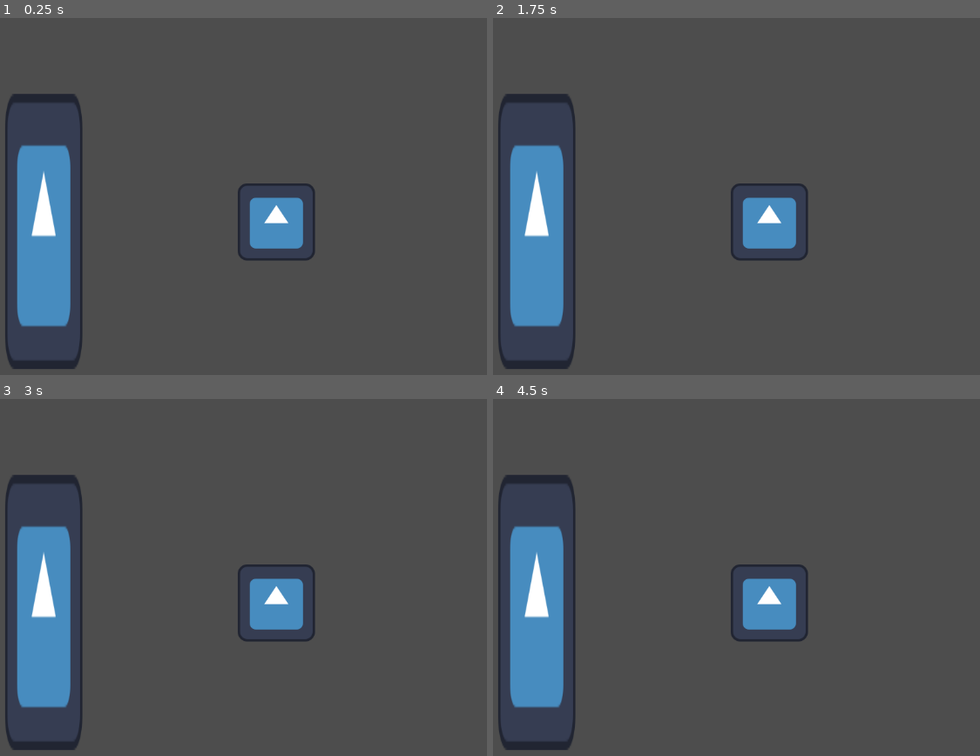
Above: before the commit, frames 1-4 (two rows, left to right).
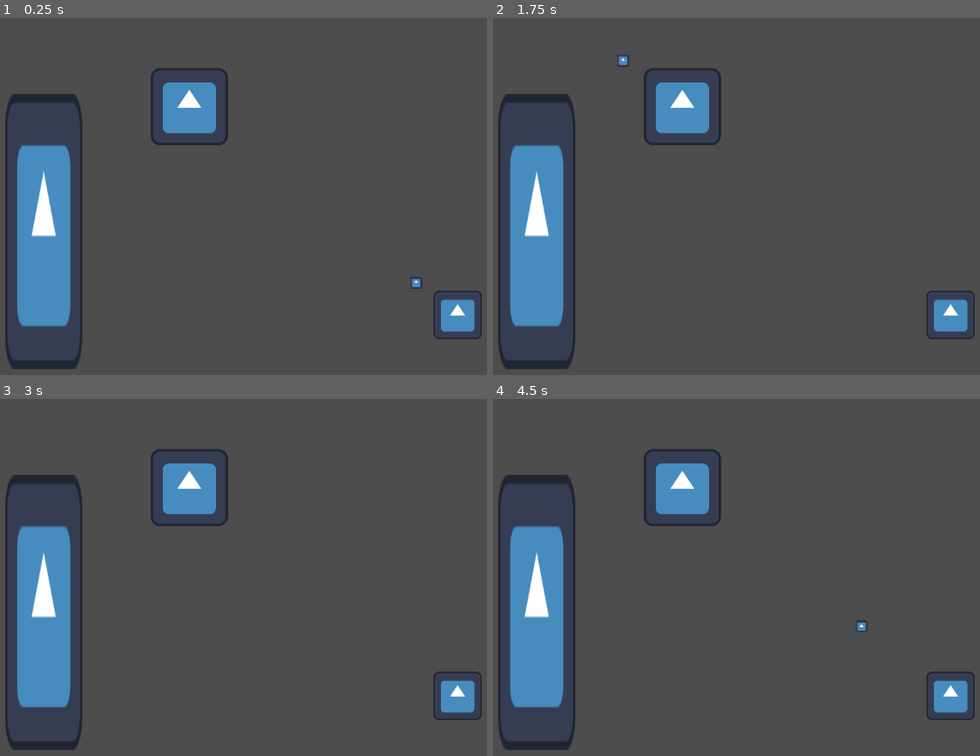
Above: after the commit, the same moments.

Repository: icarus-child/ASJ2026
Game: Godot game, scene res://main.tscn
Same seed, same stepped clock (60 frames per second), same inputs: the game is played once before the commit and once after it. The engine's default icon, where the game draws it, is replaced by a stand-in: a white triangle on a blue panel in a dark square.
Inputs:
- Up to frame 1 (0.25 s): no input
- Up to frame 2 (1.75 s): tap Enter at 0.5 s; tap Space at 1.25 s
- Up to frame 3 (3 s): tap Enter at 2 s; tap Space at 2.75 s
- Up to frame 4 (4.5 s): tap Enter at 3.5 s; tap Space at 4.25 s

The runs differ from the first frame. In frame 1, 4.9% of the frame differs, in the area x 30-99%, y 14-90%; in frame 2, 4.9%; in frame 3, 4.9%; in frame 4, 4.9%.

Commit message:
basic enemy system

Diff:
--- /dev/null
+++ b/enemies/test_enemy.gd
@@ -0,0 +1,72 @@
+extends Node2D
+
+# Notes for self
+# When attack off cooldown, calculate optimal attack based on current location
+#     'optimal' attack prioritizes shortest range attack that will hit
+# Calculate path to optimal range for this enemy
+# Attack when off cooldown, move when on cooldown
+
+# NOTE: AI should try to avoid being cornered -> handle during pathfinding logic
+# NOTE: AI might attack less when the player has a lot of spells to make themselves harder to hit?
+
+@export var min_attack_cooldown: float = 3
+@export var max_attack_cooldown: float = 6
+
+var can_attack: bool = true
+
+@onready var test_projectile := preload("res://enemies/test_projectile.tscn") as PackedScene
+@onready var attacks: Array[Attack] = [
+	Attack.new(100, func(player_ref: CharacterBody2D) -> void: _shoot_projectile(player_ref))
+]
+@onready var max_attack_range: float = (
+	attacks.map(func(attack: Attack) -> float: return attack.attack_range).max()
+)
+@onready var player: CharacterBody2D = get_parent().get_node("Player")
+
+
+func _ready() -> void:
+	# sort ascending by attack range
+	attacks.sort_custom(
+		func(a1: Attack, a2: Attack) -> bool: return a1.attack_range < a2.attack_range
+	)
+
+
+class Attack:
+	var attack_range: float
+	var attack_action: Callable
+
+	func _init(range_in: float, action_in: Callable) -> void:
+		attack_range = range_in
+		attack_action = action_in
+
+
+func _process(_delta: float) -> void:
+	var distance_to_player := _get_distance_to_player()
+	if can_attack and distance_to_player <= max_attack_range:
+		_calculate_optimal_attack(distance_to_player).attack_action.bind(player).call()
+		var timer := Timer.new()
+		timer.one_shot = true
+		timer.autostart = true
+		timer.wait_time = randf_range(min_attack_cooldown, max_attack_cooldown)
+		timer.timeout.connect(func() -> void: can_attack = true)
+		can_attack = false
+		add_child(timer)
+
+
+# calculate shortest range attack that is within the attack range
+func _calculate_optimal_attack(range_to_player: float) -> Attack:
+	return attacks[attacks.find_custom(
+		func(attack: Attack) -> bool: return attack.attack_range <= range_to_player
+	)]
+
+
+func _get_distance_to_player() -> float:
+	return 10
+
+
+# TODO: make projectile max speed owned by the projectile
+func _shoot_projectile(target: Node2D) -> void:
+	var projectile := test_projectile.instantiate() as RigidBody2D
+	add_sibling(projectile)
+	projectile.position = position
+	projectile.linear_velocity = position.direction_to(target.position) * 400
--- /dev/null
+++ b/enemies/test_enemy.tscn
@@ -0,0 +1,19 @@
+[gd_scene format=3 uid="uid://bjdmk6kvicmng"]
+
+[ext_resource type="Script" uid="uid://nj2afeulcsio" path="res://enemies/test_enemy.gd" id="1_pegq0"]
+[ext_resource type="Texture2D" uid="uid://dqybuslh80c1l" path="res://icon.svg" id="2_1ke86"]
+
+[sub_resource type="CircleShape2D" id="CircleShape2D_2bghh"]
+radius = 61.204575
+
+[node name="TestEnemy" type="RigidBody2D" unique_id=497693275]
+lock_rotation = true
+script = ExtResource("1_pegq0")
+
+[node name="Sprite2D" type="Sprite2D" parent="." unique_id=1694667638]
+scale = Vector2(0.6293247, 0.6293247)
+texture = ExtResource("2_1ke86")
+
+[node name="CollisionShape2D" type="CollisionShape2D" parent="." unique_id=1971040039]
+scale = Vector2(0.6293247, 0.6293247)
+shape = SubResource("CircleShape2D_2bghh")
--- /dev/null
+++ b/enemies/test_projectile.tscn
@@ -0,0 +1,18 @@
+[gd_scene format=3 uid="uid://bky7powk5m710"]
+
+[ext_resource type="Texture2D" uid="uid://dqybuslh80c1l" path="res://icon.svg" id="1_feumd"]
+
+[sub_resource type="CircleShape2D" id="CircleShape2D_feumd"]
+
+[node name="TestProjectile" type="RigidBody2D" unique_id=2521761]
+collision_layer = 2
+collision_mask = 2
+lock_rotation = true
+linear_damp_mode = 1
+
+[node name="Sprite2D" type="Sprite2D" parent="." unique_id=1049832624]
+scale = Vector2(0.15593939, 0.15593939)
+texture = ExtResource("1_feumd")
+
+[node name="CollisionShape2D" type="CollisionShape2D" parent="." unique_id=38254022]
+shape = SubResource("CircleShape2D_feumd")
--- a/main.tscn
+++ b/main.tscn
@@ -2,6 +2,7 @@
 
 [ext_resource type="PackedScene" uid="uid://cfq3bkhk20pq3" path="res://player/player.tscn" id="1_0xm2m"]
 [ext_resource type="Texture2D" uid="uid://dqybuslh80c1l" path="res://icon.svg" id="2_h2yge"]
+[ext_resource type="PackedScene" uid="uid://bjdmk6kvicmng" path="res://enemies/test_enemy.tscn" id="3_h2yge"]
 
 [sub_resource type="RectangleShape2D" id="RectangleShape2D_1bvp3"]
 size = Vector2(128, 128)
@@ -9,7 +10,7 @@
 [node name="Node2D" type="Node2D" unique_id=895117885]
 
 [node name="Player" parent="." unique_id=142514294 instance=ExtResource("1_0xm2m")]
-position = Vector2(639, 338)
+position = Vector2(495, 147)
 
 [node name="StaticBody2D" type="StaticBody2D" parent="." unique_id=1572839709]
 position = Vector2(254, 354)
@@ -20,3 +21,6 @@
 
 [node name="Sprite2D" type="Sprite2D" parent="StaticBody2D" unique_id=1941322182]
 texture = ExtResource("2_h2yge")
+
+[node name="TestEnemy" parent="." unique_id=575713072 instance=ExtResource("3_h2yge")]
+position = Vector2(939, 492)
--- a/project.godot
+++ b/project.godot
@@ -49,6 +49,8 @@
 [physics]
 
 3d/physics_engine="Jolt Physics"
+2d/default_gravity=0.0
+2d/default_gravity_vector=Vector2(0, 0)
 
 [rendering]
 
Not shown, added: enemies/test_enemy.gd.uid
